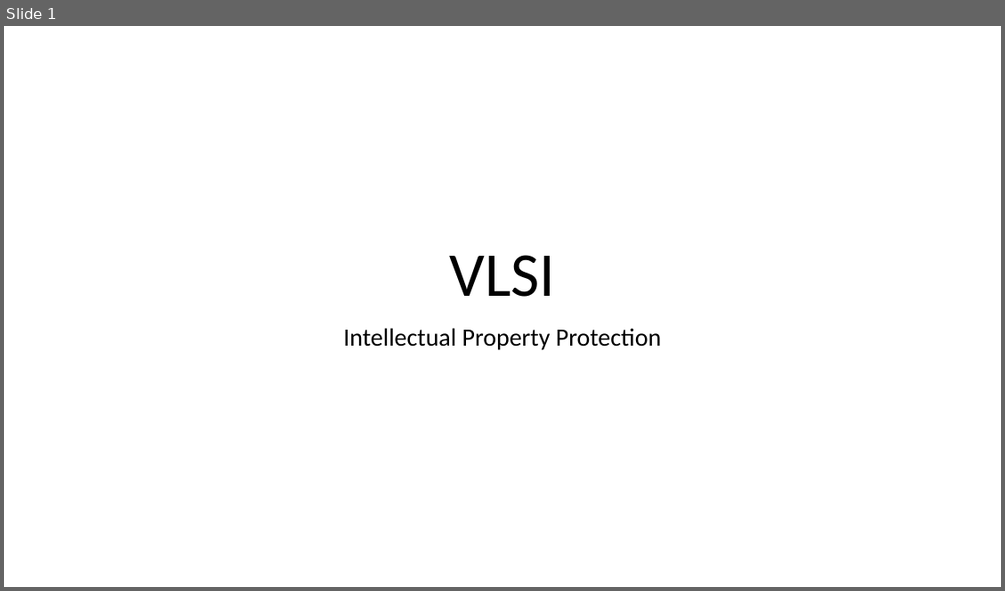
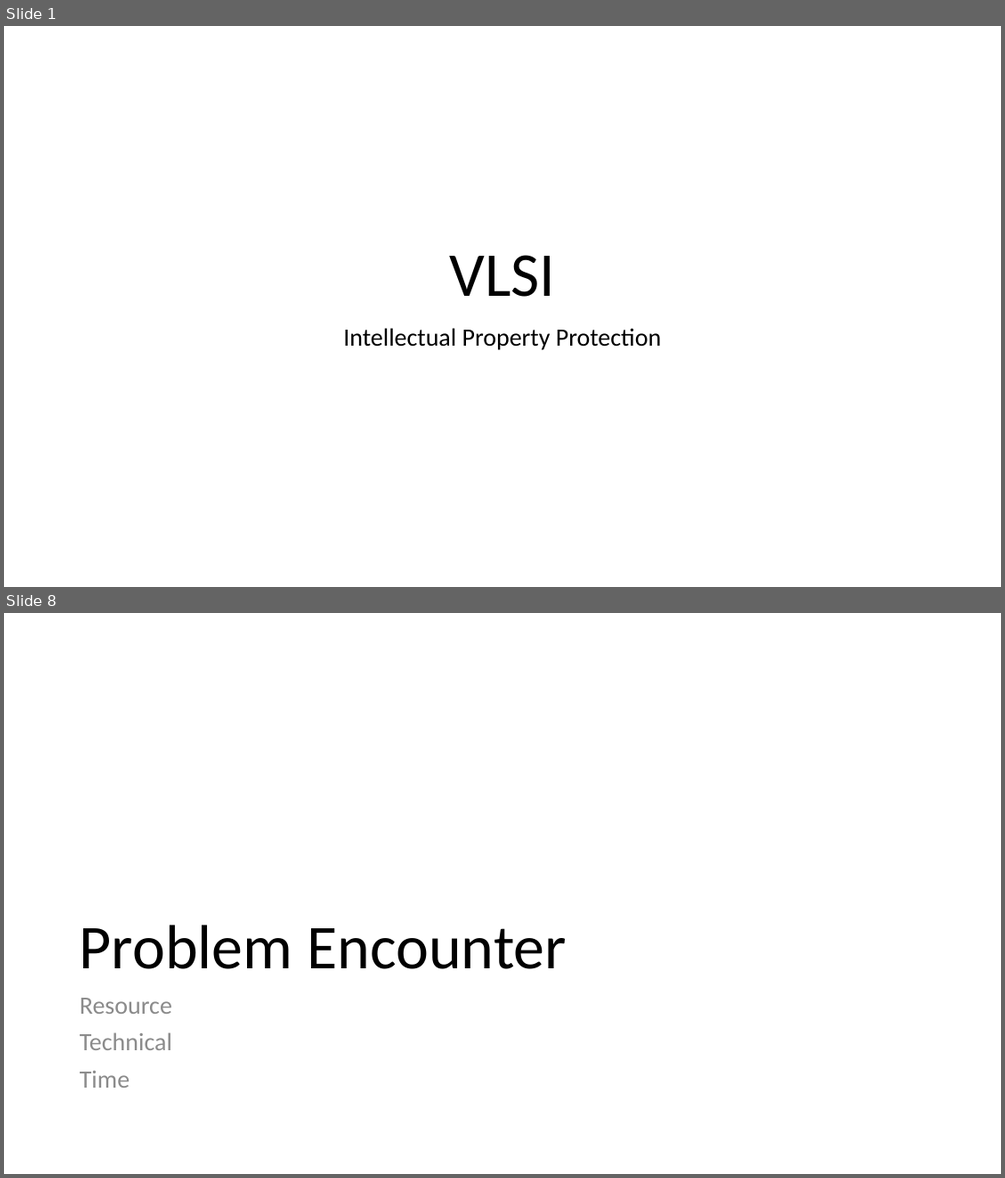
Before and after one commit to mashanz/skripsi_hanjara, a slide deck: ipp.pptx. Shown one above the other, each under a label of ours: slide 1 before the commit, slides 1 and 8 after it; the slides between them are not shown. The pictures are 1005x591 and 1005x1178 pixels, drawn with LibreOffice and Linux fonts; fonts in the diff are those of the drawing. Boxes give left, top, right and bottom in pixels: in the first picture for what was removed or moved away, otherwise in the second. Text is boxed around its words. In the diff, an @@ line names an element or a change of style, - is before the commit and + after.

Commit message:
edit sub and title

```diff
--- a/ipp.pptx
+++ b/ipp.pptx
@@ slide 8 added at box(4, 613, 1001, 1174), background #FFFFFF @@
@@ title added at box(80, 925, 566, 969), 60 pt, text #000000 @@
+Problem Encounter
@@ text added at box(80, 997, 172, 1087), 24 pt, text #8C8C8C @@
+Resource
+Technical
+Time
```
Also in this commit, not shown: 4 slides changed, 2 other slides added, 1 slide removed.
